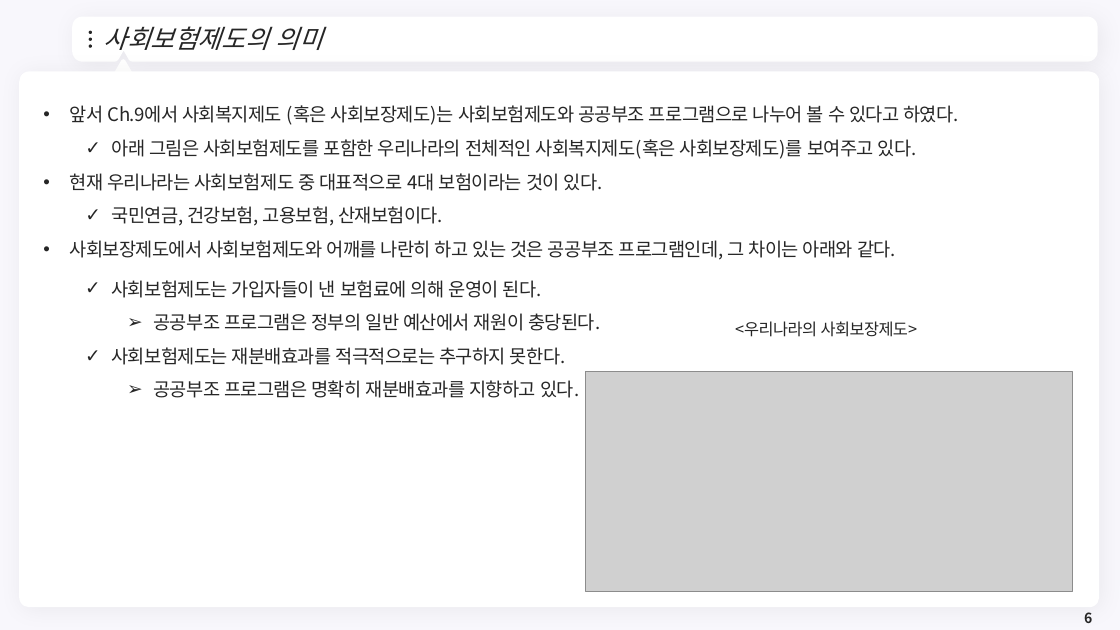
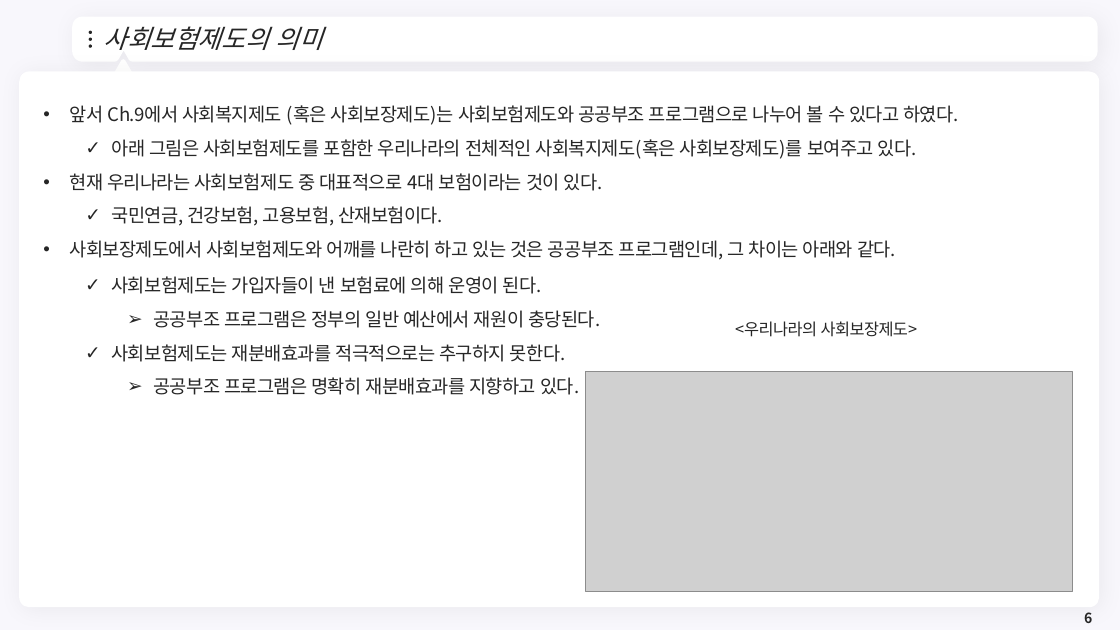
Before and after one commit to meandthey/Teaching, a slide deck: slide 6 of 재정학/01_Lectures/재정학_Chapter_10.pptx. Drawn at 1120x630 pixels with LibreOffice and Linux fonts; fonts in the diff are those of the drawing; grey boxes stand for pictures; background and template pictures are left out. Boxes give left, top, right and bottom in pixels: in the first picture for what was removed or moved away, otherwise in the second. Text is boxed around its words. In the diff, an @@ line names an element or a change of style, - is before the commit and + after.

```diff
--- a/재정학/01_Lectures/재정학_Chapter_10.pptx
+++ b/재정학/01_Lectures/재정학_Chapter_10.pptx
@@ text "사회보험제도는 가입자들이 낸 보험료에 의해 ..." moved from (x1=111, y1=280, x2=600, y2=398) to (x1=111, y1=276, x2=600, y2=395) @@
```
Also in this commit, not shown: 1 other slide changed.
